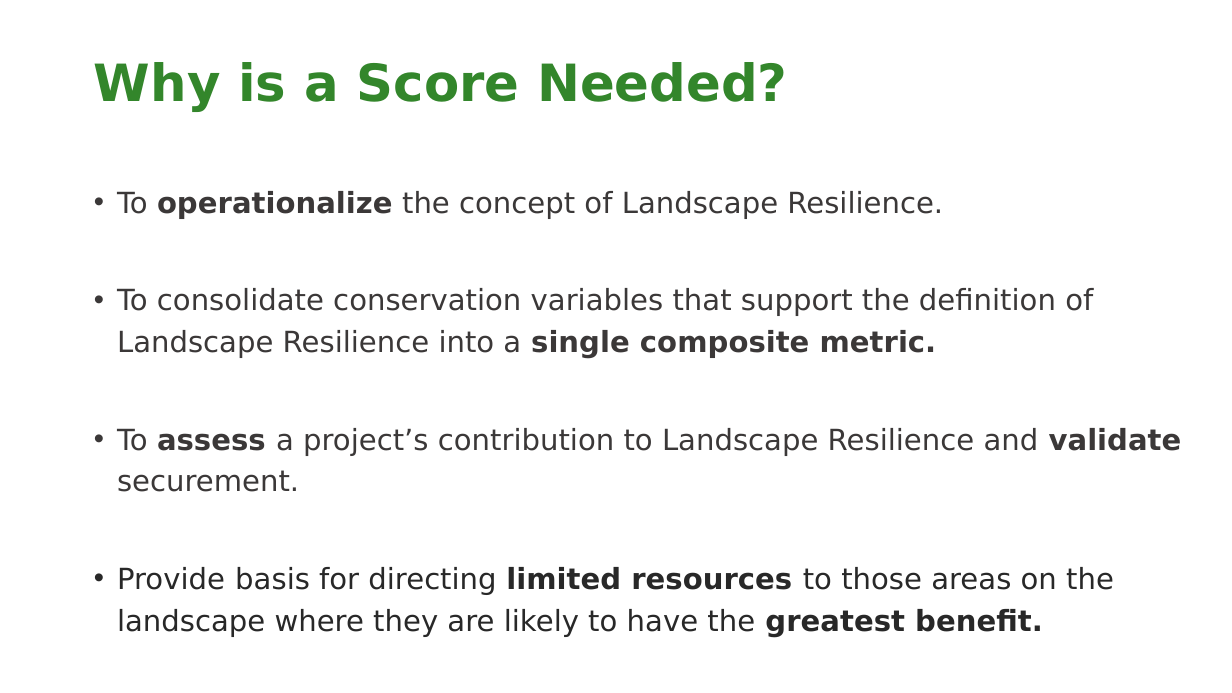
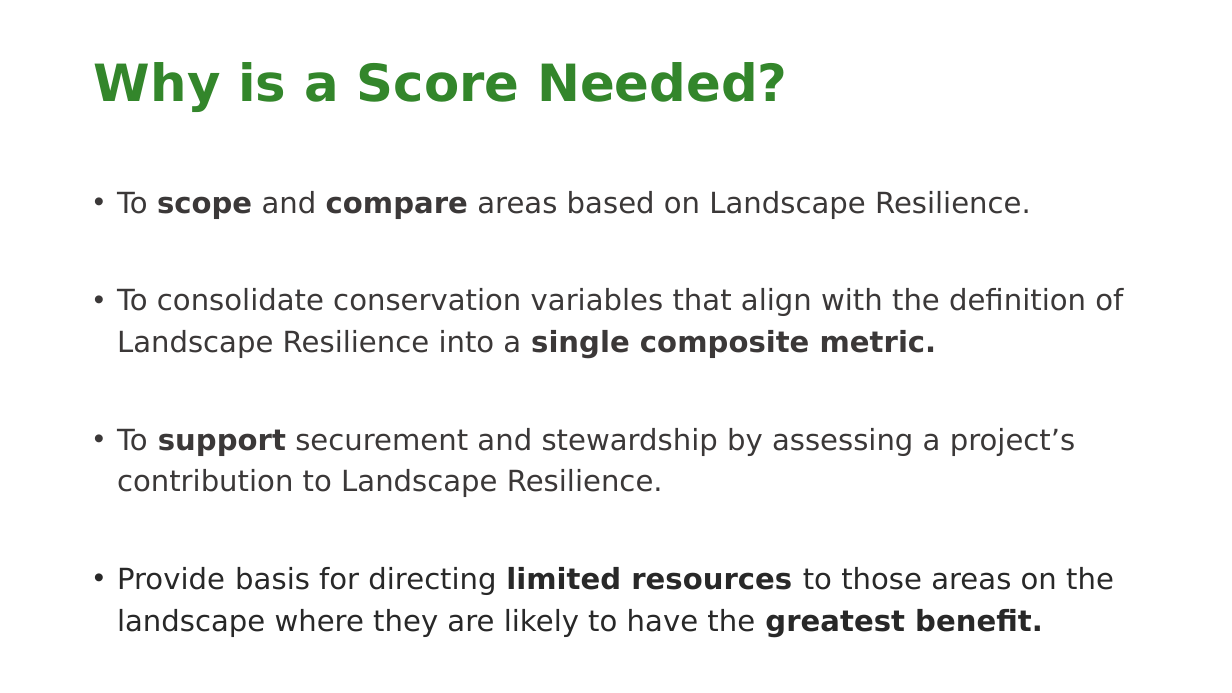
Before and after one commit to NCC-CNC/RI-proto, a slide deck: slide 4 of www/LANDSCAPE_RESILIENCE.pptx. Drawn at 1232x693 pixels with LibreOffice and Linux fonts; fonts in the diff are those of the drawing; background and template pictures are left out. Boxes give left, top, right and bottom in pixels: in the first picture for what was removed or moved away, otherwise in the second. Text is boxed around its words. In the diff, an @@ line names an element or a change of style, - is before the commit and + after.

```diff
--- a/www/LANDSCAPE_RESILIENCE.pptx
+++ b/www/LANDSCAPE_RESILIENCE.pptx
@@ text at box(117, 191, 1123, 497): text changed @@
-• To operationalize the concept of Landscape Resilience.
-• To consolidate conservation variables that support the definition of Landscape Resilience into a single composite metric.
-• To assess a project’s contribution to Landscape Resilience and validate securement.
+• To scope and compare areas based on Landscape Resilience.
+• To consolidate conservation variables that align with the definition of Landscape Resilience into a single composite metric.
+• To support securement and stewardship by assessing a project’s contribution to Landscape Resilience.
```
Also in this commit, not shown: 9 other slides changed, 1 other file.
